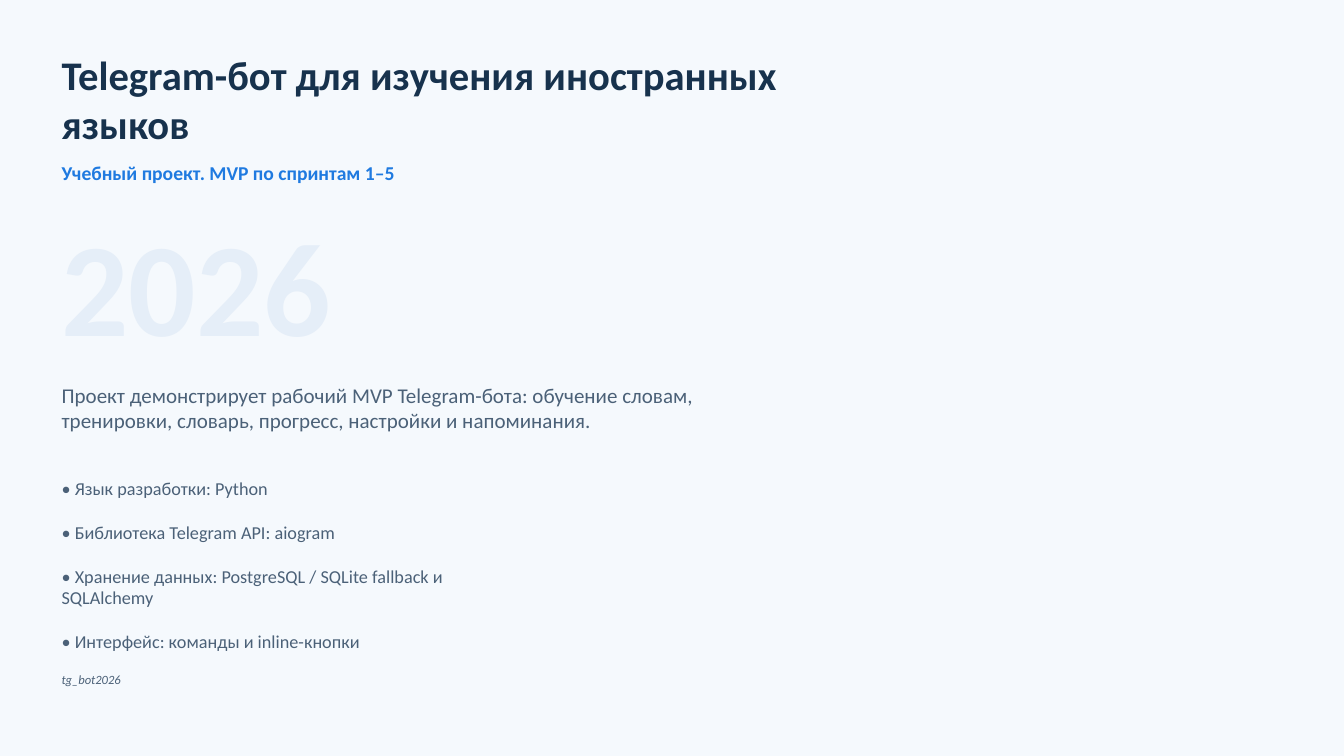
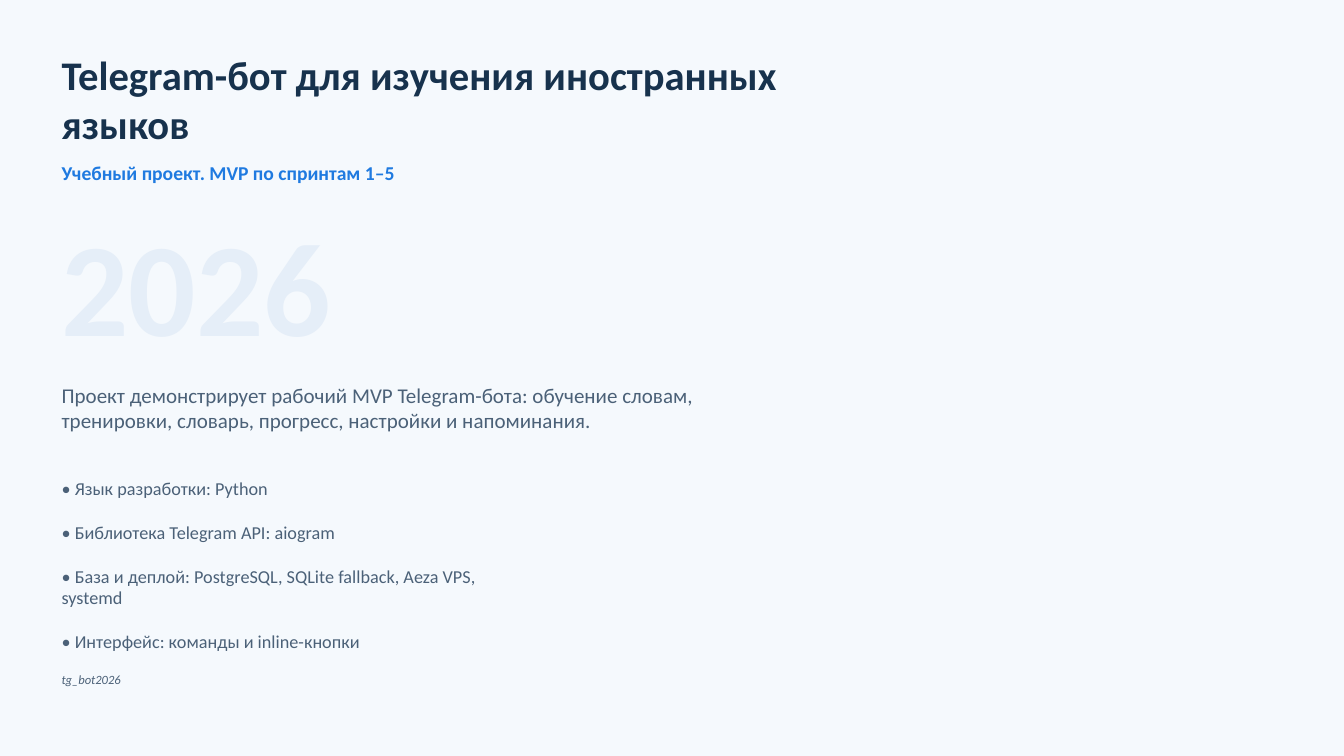
Before and after one commit to glebb228/tg_bot2026, a slide deck: slide 1 of presentation/output/тг_бот_презентация.pptx. Drawn at 1344x756 pixels with LibreOffice and Linux fonts; fonts in the diff are those of the drawing. Boxes give left, top, right and bottom in pixels: in the first picture for what was removed or moved away, otherwise in the second. Text is boxed around its words. In the diff, an @@ line names an element or a change of style, - is before the commit and + after.

```diff
--- a/presentation/output/тг_бот_презентация.pptx
+++ b/presentation/output/тг_бот_презентация.pptx
@@ text at (62,570,476,607): text changed @@
-• Хранение данных: PostgreSQL / SQLite fallback и SQLAlchemy
+• База и деплой: PostgreSQL, SQLite fallback, Aeza VPS, systemd
```
Also in this commit, not shown: 7 other slides changed, 1 other file.
